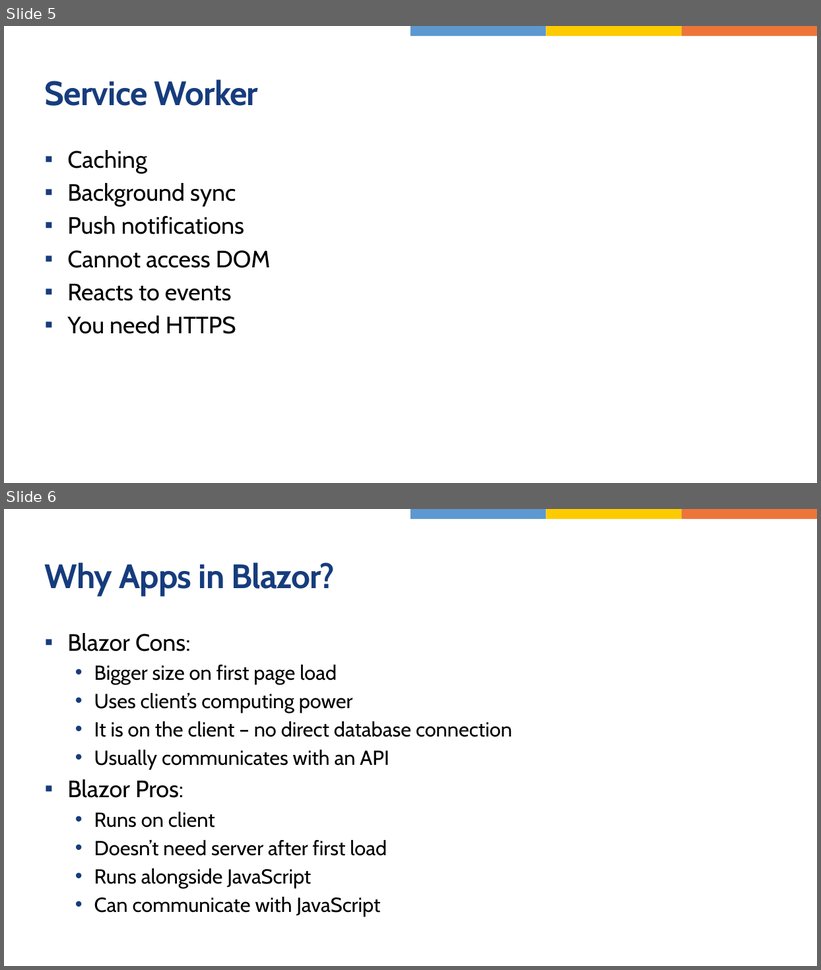
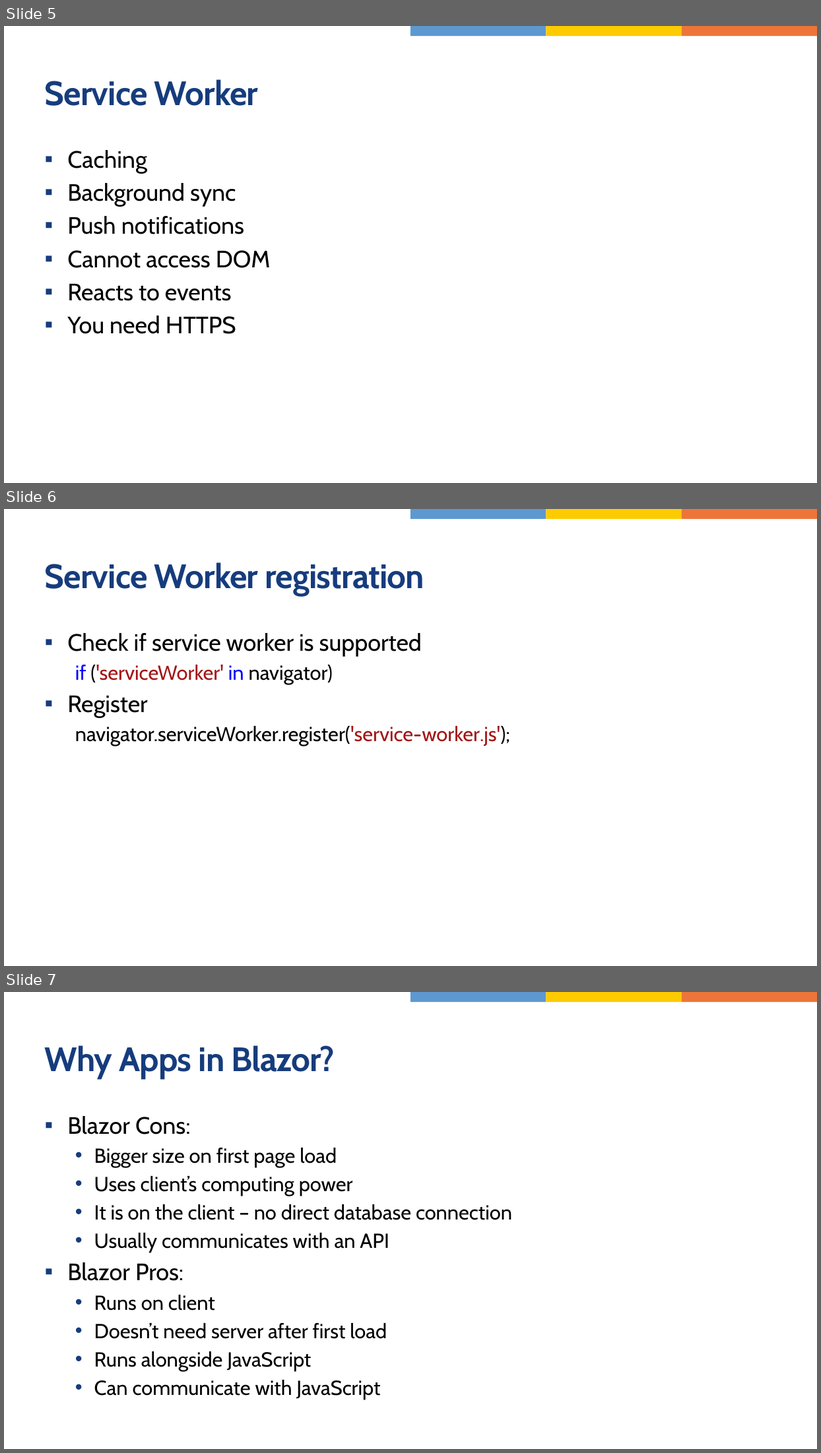
Before and after one commit to jasho/wug-blazor-pwa, a slide deck: WUG-Blazor-PWA.pptx. Shown one above the other, each under a label of ours: slides 5 and 6 before the commit, slides 5, 6 and 7 after it. The pictures are 821x970 and 821x1453 pixels, drawn with LibreOffice and Linux fonts; fonts in the diff are those of the drawing. Boxes give left, top, right and bottom in pixels: in the first picture for what was removed or moved away, otherwise in the second. Text is boxed around its words. In the diff, an @@ line names an element or a change of style, - is before the commit and + after.

Commit message:
Minor updates for the PWA. Added server URL for the generated client. Updated presentation

```diff
--- a/WUG-Blazor-PWA.pptx
+++ b/WUG-Blazor-PWA.pptx
@@ slide 6 added at (4,509,817,966), background #FFFFFF; not listed: 3 template elements that a slide beside it also shows @@
@@ title added at (45,562,424,595), 40 pt, text #163C7D, bold @@
+Service Worker registration
@@ text added at (67,633,510,746), 24 pt, text #000000 @@
+▪ Check if service worker is supported
+  if ('serviceWorker' in navigator)
+▪ Register
+  navigator.serviceWorker.register('service-worker.js');
@@ what was slide 6 is now slide 7 @@
```
Also in this commit, not shown: 7 other files.
